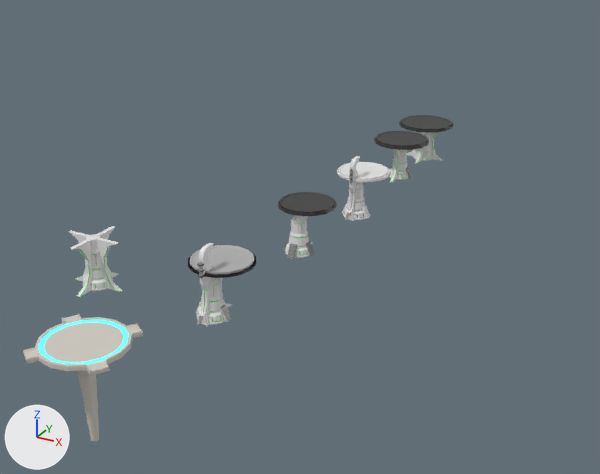
An edit to the Blender file Items/Placeables/Base Pillar/base_pillar.blend, drawn before and after from the same camera.
Rendered twice from a 50 mm camera at (245.0, -369.0, 230.0) aimed at (-59.0, 183.0, -47.0). The axes (+X, +Y, +Z) are drawn at lower left. The lights are the same throughout.
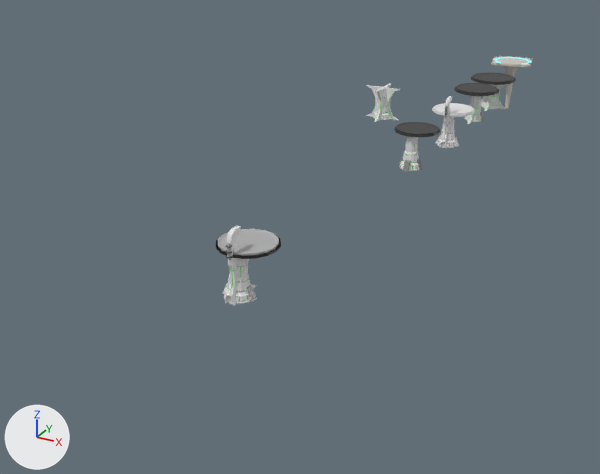
Boxes (x1, y1, x2, y2) around the edits, measured in the pictures (600 x 474 px):
'Cylinder.005', moved
    before: (23, 314, 143, 441)
    after: (491, 56, 533, 108)
'Cube.007', moved
    before: (278, 192, 337, 259)
    after: (394, 122, 440, 171)
'Cube.008', moved
    before: (337, 156, 390, 221)
    after: (432, 96, 475, 148)
'Cylinder.006', moved
    before: (69, 226, 122, 297)
    after: (366, 83, 401, 122)
'Cylinder', moved
    before: (190, 245, 254, 275)
    after: (218, 229, 279, 256)
'Cylinder.002', moved
    before: (374, 131, 429, 183)
    after: (454, 83, 499, 124)
'Cube.013', moved
    before: (399, 115, 454, 163)
    after: (471, 72, 516, 111)
'Cylinder.004', moved
    before: (197, 277, 229, 325)
    after: (224, 258, 253, 304)
'Cube.001', moved
    before: (197, 243, 213, 327)
    after: (225, 226, 241, 306)
'Cylinder.001', moved
    before: (188, 251, 256, 278)
    after: (216, 236, 281, 259)
'Cube.003', moved (not visible afterwards)
    before: (219, 305, 231, 322)
'Cube.004', moved (not visible before)
    after: (246, 285, 257, 302)
'Cube.005', moved
    before: (205, 261, 212, 271)
    after: (233, 243, 239, 252)
'Cylinder.003', moved
    before: (199, 261, 203, 279)
    after: (227, 243, 231, 260)
'Cube.002', moved
    before: (220, 278, 232, 308)
    after: (247, 259, 257, 288)

Edits to the bpy script that builds the scene:
```text
Change ob_cylinder_005:
    ob_cylinder_005.location: (0.0, -128.4, 0.0) -> (0.0, 574.8, 0.0)
Change ob_cube_002:
    ob_cube_002.location: (0.1, -11.3, -0.9) -> (0.1, 16.5, -0.9)
Change ob_cylinder:
    ob_cylinder.location: (0.4, -16.4, 28.7) -> (0.4, 11.5, 28.7)
Change ob_cube_001:
    ob_cube_001.location: (0.2, -37.5, 6.0) -> (0.2, -9.6, 6.0)
Change ob_cube_003:
    ob_cube_003.location: (8.9, -27.2, 1.4) -> (8.9, 0.7, 1.4)
Change ob_cube_005:
    ob_cube_005.location: (0.1, -32.8, 32.7) -> (0.1, -4.9, 32.7)
Change ob_cylinder_003:
    ob_cylinder_003.location: (0.2, -36.7, 30.8) -> (0.2, -8.9, 30.8)
Change ob_cube_008:
    ob_cube_008.location: (5.8, 145.1, 32.7) -> (5.8, 343.4, 32.7)
Change ob_cube_007:
    ob_cube_007.location: (0.2, 74.4, 7.4) -> (0.2, 272.7, 7.4)
Change ob_cube_004:
    ob_cube_004.location: (8.9, -27.2, 1.4) -> (8.9, 0.7, 1.4)
Change ob_cylinder_004:
    ob_cylinder_004.location: (0.0, -27.2, -0.6) -> (0.0, 0.7, -0.6)
Change ob_cylinder_001:
    ob_cylinder_001.location: (0.4, -16.4, 27.6) -> (0.4, 11.5, 27.6)
Change ob_cylinder_002:
    ob_cylinder_002.location: (0.0, 247.8, -0.6) -> (0.0, 446.1, -0.6)
Change ob_cube_013:
    ob_cube_013.location: (0.1, 304.0, 11.8) -> (0.1, 502.3, 11.8)
Change ob_cylinder_006:
    ob_cylinder_006.location: (-85.3, -27.2, -0.6) -> (-85.3, 406.7, -0.6)
```
